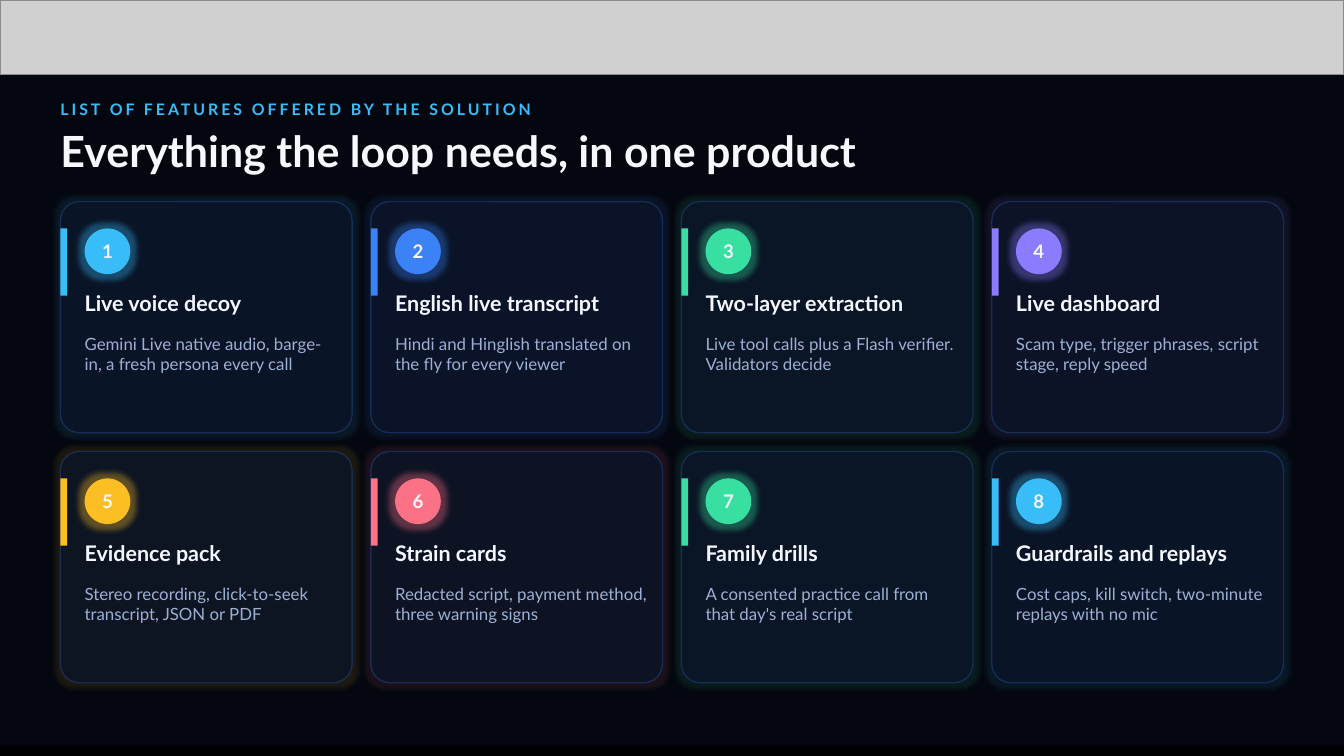
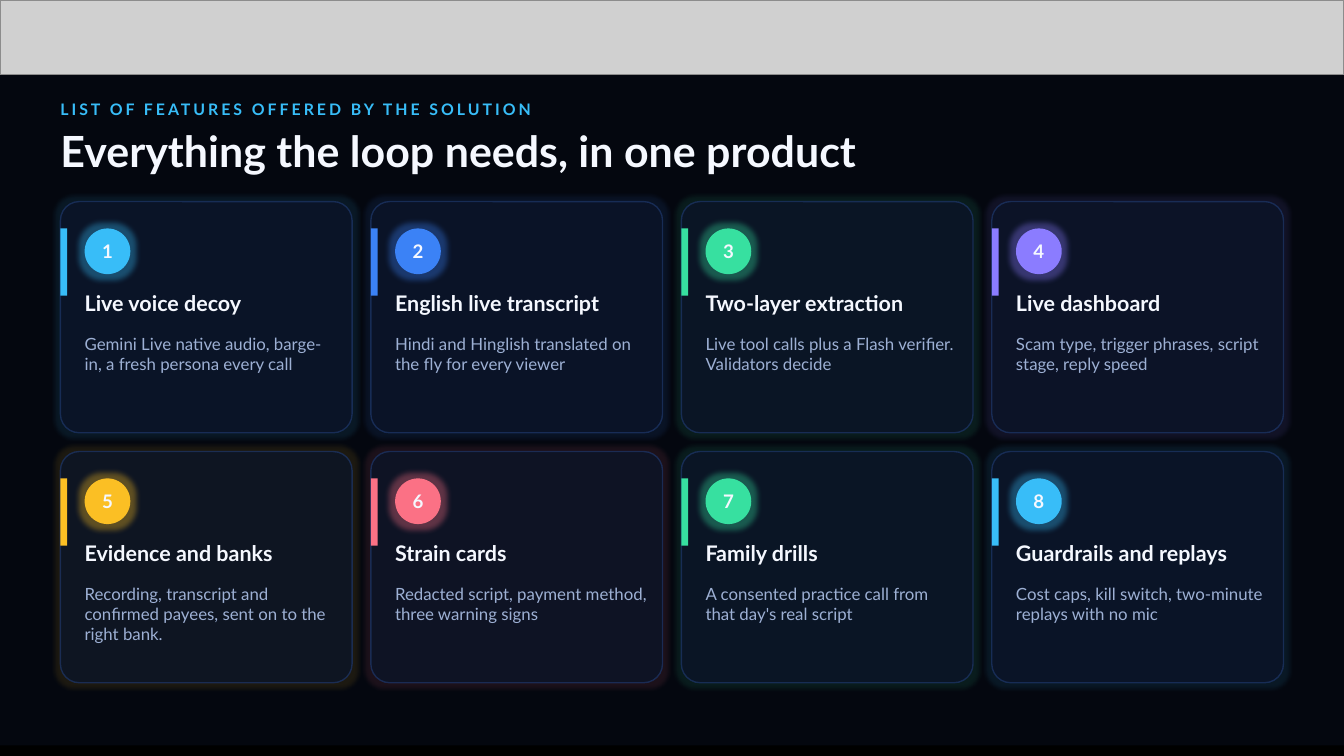
Before and after one commit to OWAIS285/honey_trap, a slide deck: slide 4 of Submission Template _ AI Builder Cup.pptx. Drawn at 1344x756 pixels with LibreOffice and Linux fonts; fonts in the diff are those of the drawing; grey boxes stand for pictures; background and template pictures are left out. Boxes give left, top, right and bottom in pixels: in the first picture for what was removed or moved away, otherwise in the second. Text is boxed around its words. In the diff, an @@ line names an element or a change of style, - is before the commit and + after.

```diff
--- a/Submission Template _ AI Builder Cup.pptx
+++ b/Submission Template _ AI Builder Cup.pptx
@@ text at (x1=85, y1=545, x2=272, y2=561): text changed @@
-Evidence pack
+Evidence and banks
@@ text at (x1=85, y1=587, x2=325, y2=643): text changed @@
-Stereo recording, click-to-seek transcript, JSON or PDF
+Recording, transcript and confirmed payees, sent on to the right bank.
```
Also in this commit, not shown: 7 other slides changed, 1 slide added, 1 other file.
